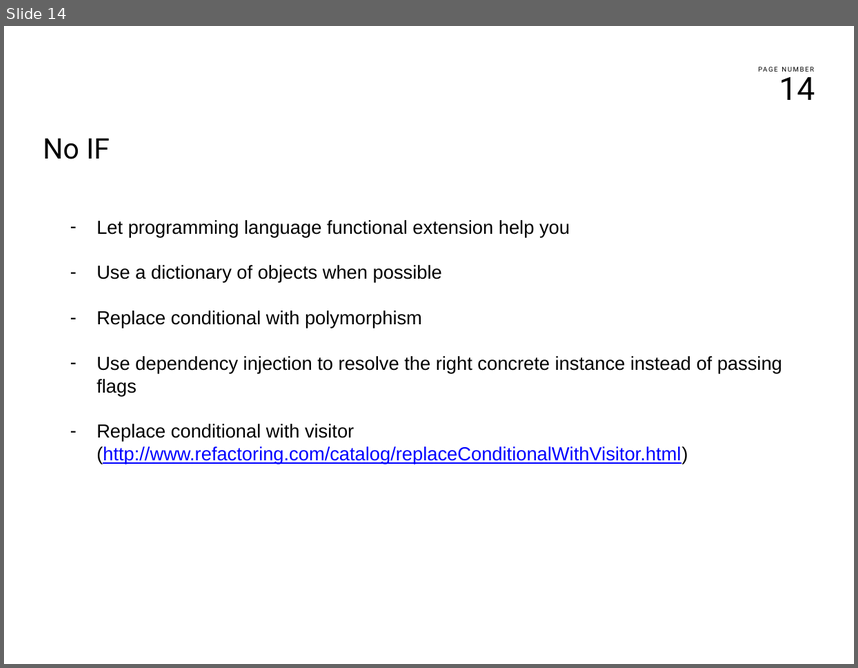
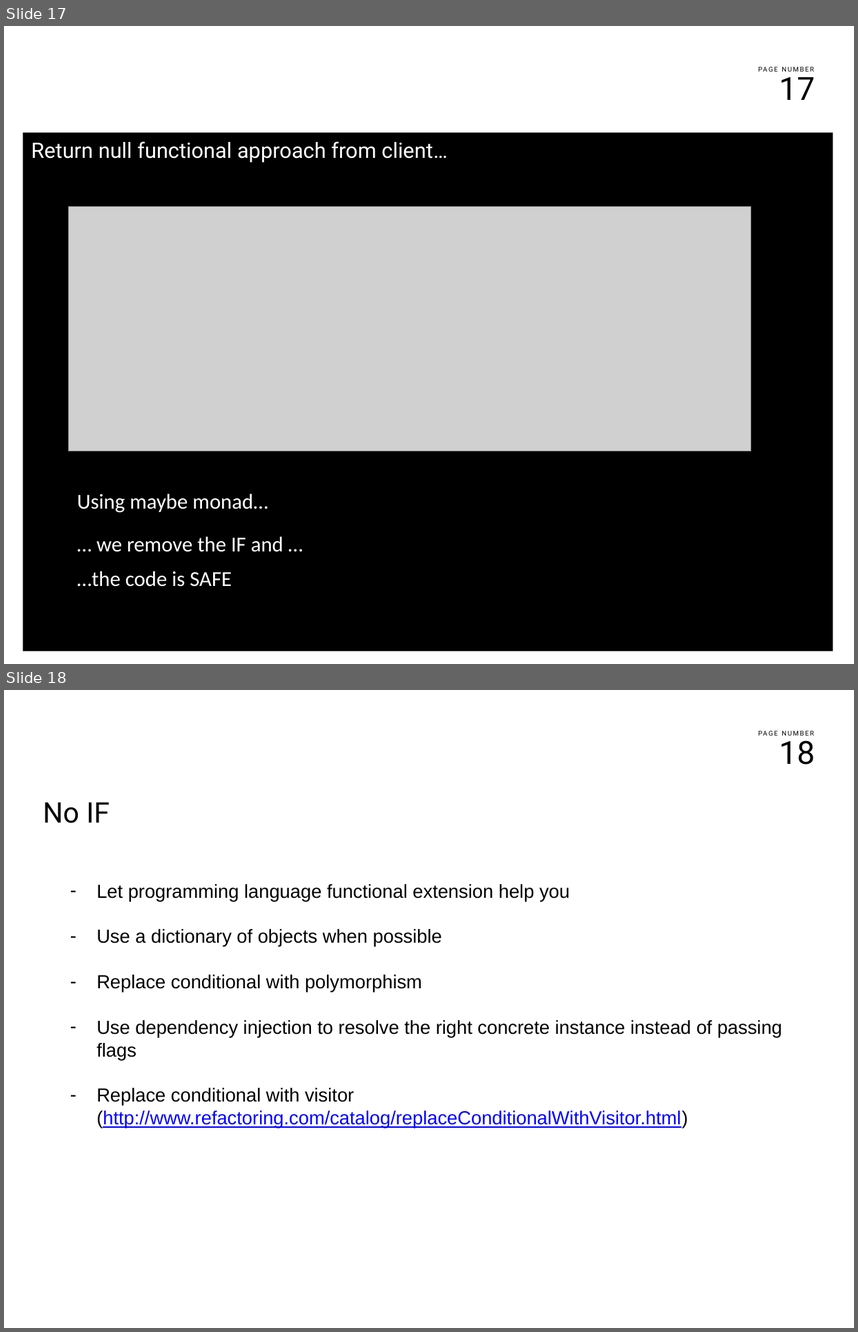
Before and after one commit to kentoo/NoIF, a slide deck: docs/noif.pptx. Shown one above the other, each under a label of ours: slide 14 before the commit, slides 17 and 18 after it. The pictures are 858x668 and 858x1332 pixels, drawn with LibreOffice and Linux fonts; fonts in the diff are those of the drawing; grey boxes stand for pictures; background and template pictures are left out. Boxes give left, top, right and bottom in pixels: in the first picture for what was removed or moved away, otherwise in the second. Text is boxed around its words. In the diff, an @@ line names an element or a change of style, - is before the commit and + after.

Commit message:
adding maybe monad for return null.

```diff
--- a/docs/noif.pptx
+++ b/docs/noif.pptx
@@ slide 17 added at (x1=4, y1=26, x2=854, y2=664), background #FFFFFF; not listed: 2 template elements that a slide beside it also shows @@
@@ text added at (x1=23, y1=132, x2=833, y2=651), fill #000000, 18 pt, text #FFFFFF @@
+Return null functional approach from client…
@@ picture added at (x1=69, y1=206, x2=751, y2=451) @@
@@ text added at (x1=77, y1=493, x2=268, y2=512), 18 pt, text #FFFFFF @@
+Using maybe monad…
@@ text added at (x1=96, y1=536, x2=283, y2=552), 18 pt, text #FFFFFF @@
+… we remove the IF and …
@@ text added at (x1=77, y1=570, x2=232, y2=586), 18 pt, text #FFFFFF @@
+…the code is SAFE
@@ what was slide 14 is now slide 18 @@
@@ page number at (x1=779, y1=735, x2=815, y2=765): text changed @@
-14
+18
```
Also in this commit, not shown: 1 slide changed, 3 other slides added, 5 other files.
